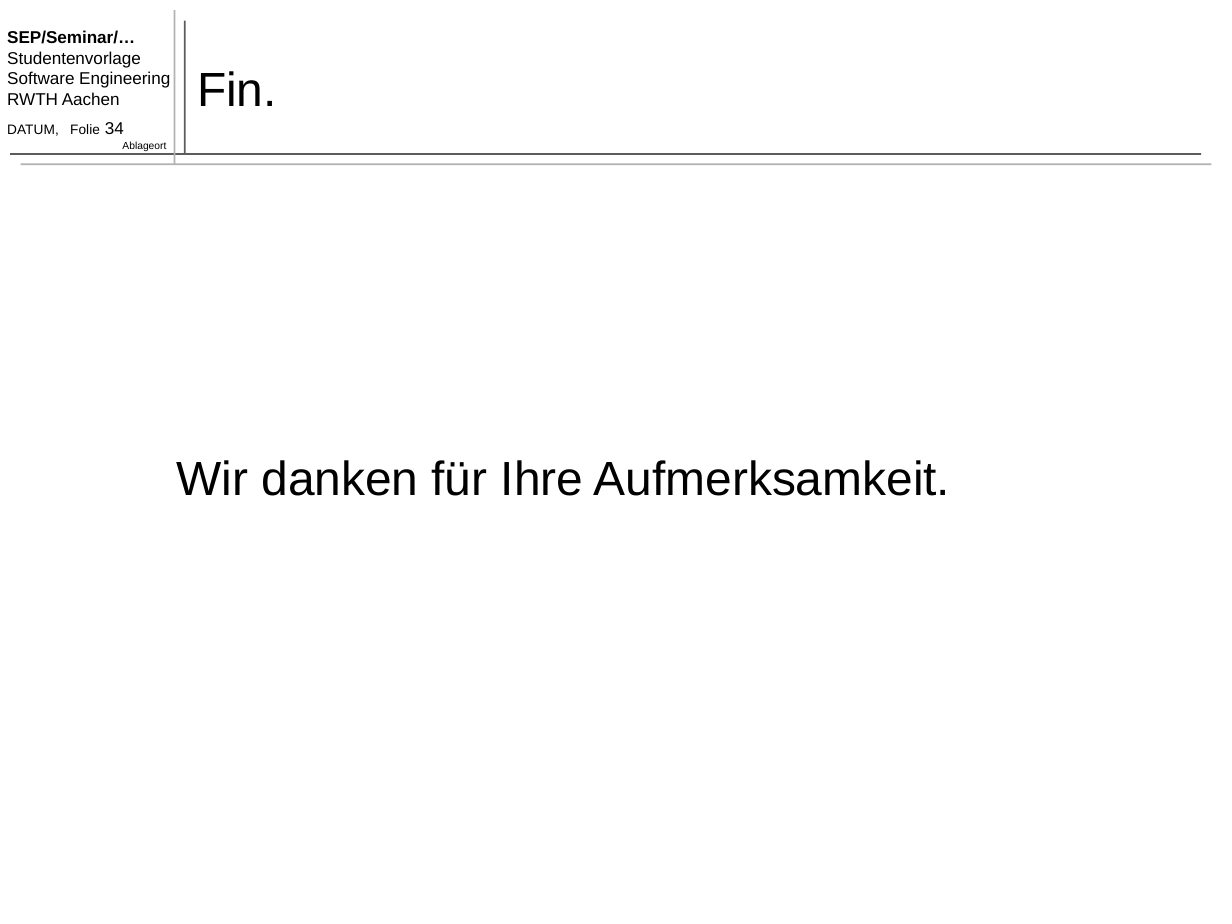
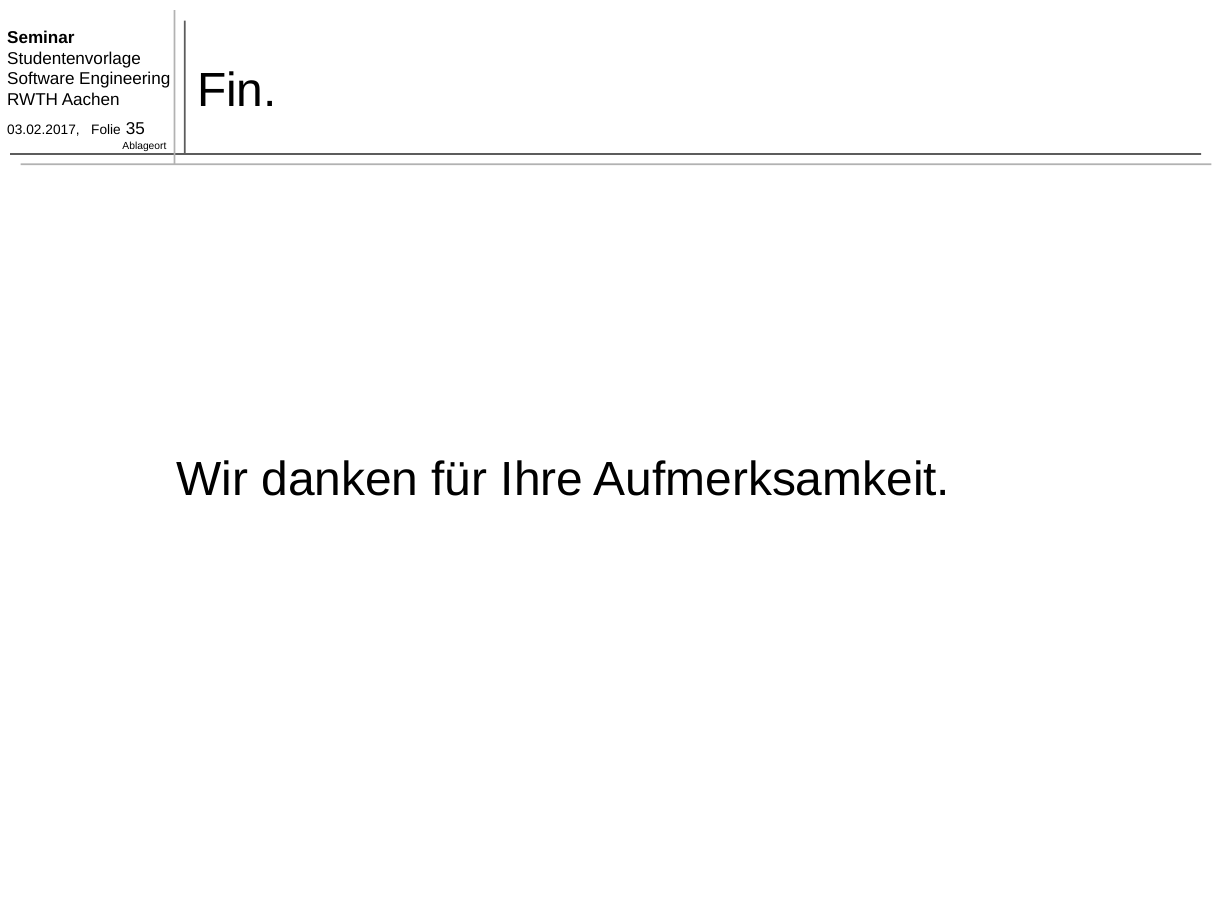
Before and after one commit to TimoBergerbusch/feature-location-techniques, a slide deck: slide 35 of Feature Location Techniques - Präsentation.pptx (slide 34 before the commit). Drawn at 1232x924 pixels with LibreOffice and Linux fonts; fonts in the diff are those of the drawing. Boxes give left, top, right and bottom in pixels: in the first picture for what was removed or moved away, otherwise in the second. Text is boxed around its words. In the diff, an @@ line names an element or a change of style, - is before the commit and + after.

```diff
--- a/Feature Location Techniques - Präsentation.pptx
+++ b/Feature Location Techniques - Präsentation.pptx
@@ text at bbox=[7, 30, 74, 43]: text changed @@
-SEP/Seminar/…
+Seminar
@@ text at bbox=[7, 122, 145, 136]: text changed @@
-DATUM, Folie 34
+03.02.2017, Folie 35
```
Also in this commit, not shown: 30 other slides changed, 3 slides added, 2 slides removed, 2 other files.
